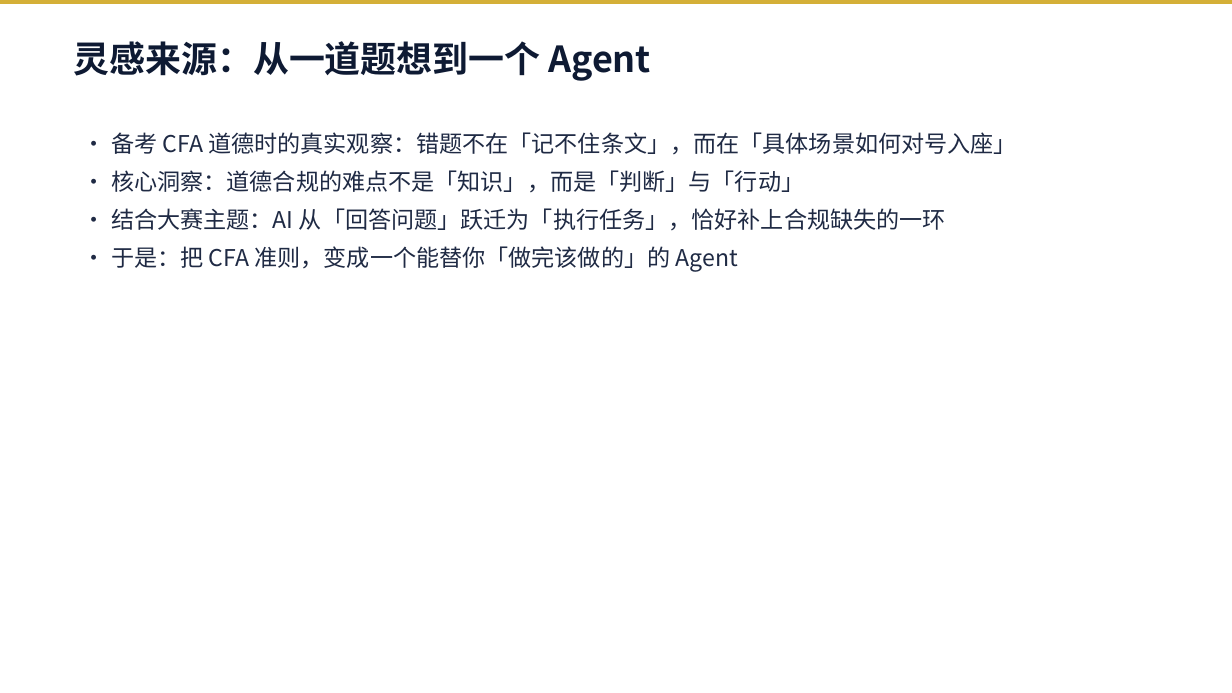
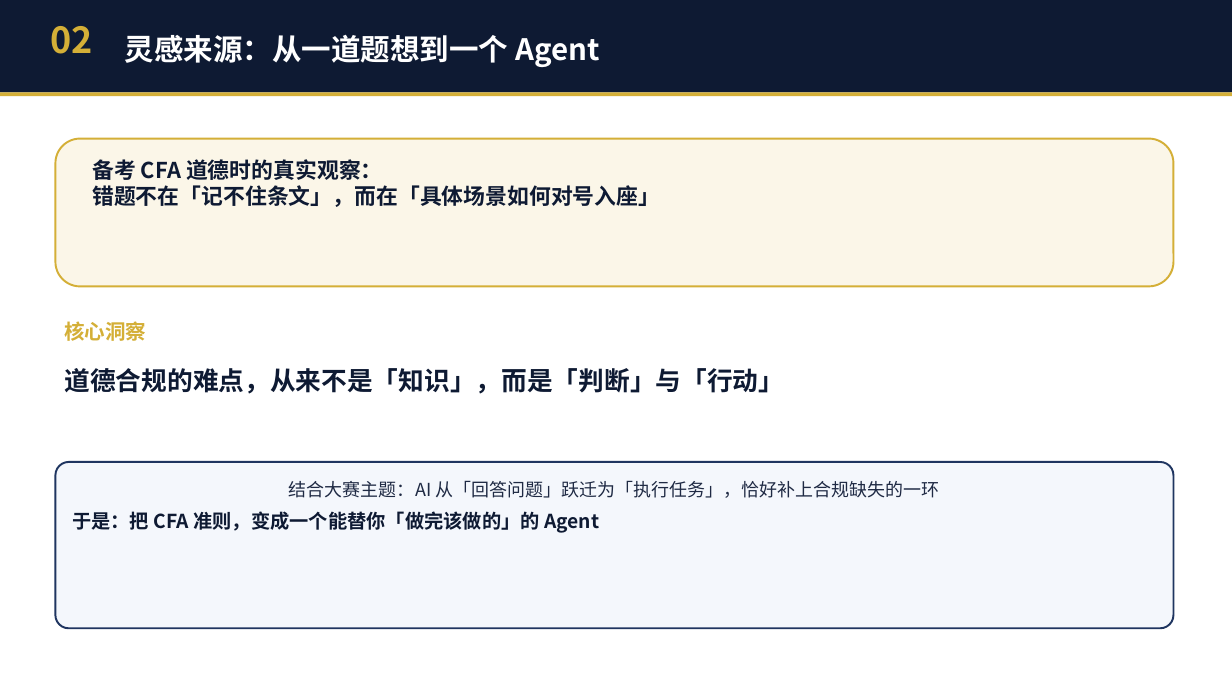
Before and after one commit to JackMA-SYSU/cfa-compliance-assistant, a slide deck: slide 3 of 商策PPT_暑假不回家队.pptx. Drawn at 1232x693 pixels with LibreOffice and Linux fonts; fonts in the diff are those of the drawing. Boxes give left, top, right and bottom in pixels: in the first picture for what was removed or moved away, otherwise in the second. Text is boxed around its words. In the diff, an @@ line names an element or a change of style, - is before the commit and + after.

```diff
--- a/商策PPT_暑假不回家队.pptx
+++ b/商策PPT_暑假不回家队.pptx
@@ rectangle: place and size @@
-rectangle at bbox=[0, 0, 1232, 4]
+rectangle at bbox=[0, 0, 1232, 92]
@@ rectangle at bbox=[0, 0, 1232, 92]: fill #D4AF37 to #0E1A33 @@
@@ text added at bbox=[51, 26, 93, 54], 28 pt, text #D4AF37, bold @@
+02
@@ text "灵感来源：从一道题想到一个 Agent": place and size @@
-text "灵感来源：从一道题想到一个 Agent" at bbox=[74, 41, 651, 81]
+text "灵感来源：从一道题想到一个 Agent" at bbox=[125, 35, 600, 67]
@@ text "灵感来源：从一道题想到一个 Agent" at bbox=[125, 35, 600, 67]: size 28 to 23 pt, text colour #0E1A33 to #FFFFFF; vertical alignment top to middle @@
@@ rectangle added at bbox=[0, 92, 1232, 96], fill #D4AF37 @@
@@ rounded rectangle added at bbox=[55, 139, 1174, 287], fill #FBF6E8, outline #D4AF37 1.5 pt @@
@@ text added at bbox=[92, 159, 660, 207], 17 pt, text #0E1A33, bold @@
+备考 CFA 道德时的真实观察：
+错题不在「记不住条文」，而在「具体场景如何对号入座」
@@ text added at bbox=[64, 321, 146, 341], 16 pt, text #D4AF37, bold @@
+核心洞察
@@ text at bbox=[64, 368, 784, 394]: text changed; size 18 to 20 pt; text colour #1F2A44 to #0E1A33; bold on @@
-• 备考 CFA 道德时的真实观察：错题不在「记不住条文」，而在「具体场景如何对号入座」
-• 核心洞察：道德合规的难点不是「知识」，而是「判断」与「行动」
-• 结合大赛主题：AI 从「回答问题」跃迁为「执行任务」，恰好补上合规缺失的一环
-• 于是：把 CFA 准则，变成一个能替你「做完该做的」的 Agent
+道德合规的难点，从来不是「知识」，而是「判断」与「行动」
@@ rounded rectangle added at bbox=[55, 462, 1174, 628], fill #F4F7FC, outline #1F3560 1.5 pt, 14 pt, text #1F2A44 @@
+结合大赛主题：AI 从「回答问题」跃迁为「执行任务」，恰好补上合规缺失的一环
+于是：把 CFA 准则，变成一个能替你「做完该做的」的 Agent
```
Also in this commit, not shown: 15 other slides changed, 1 other file.
